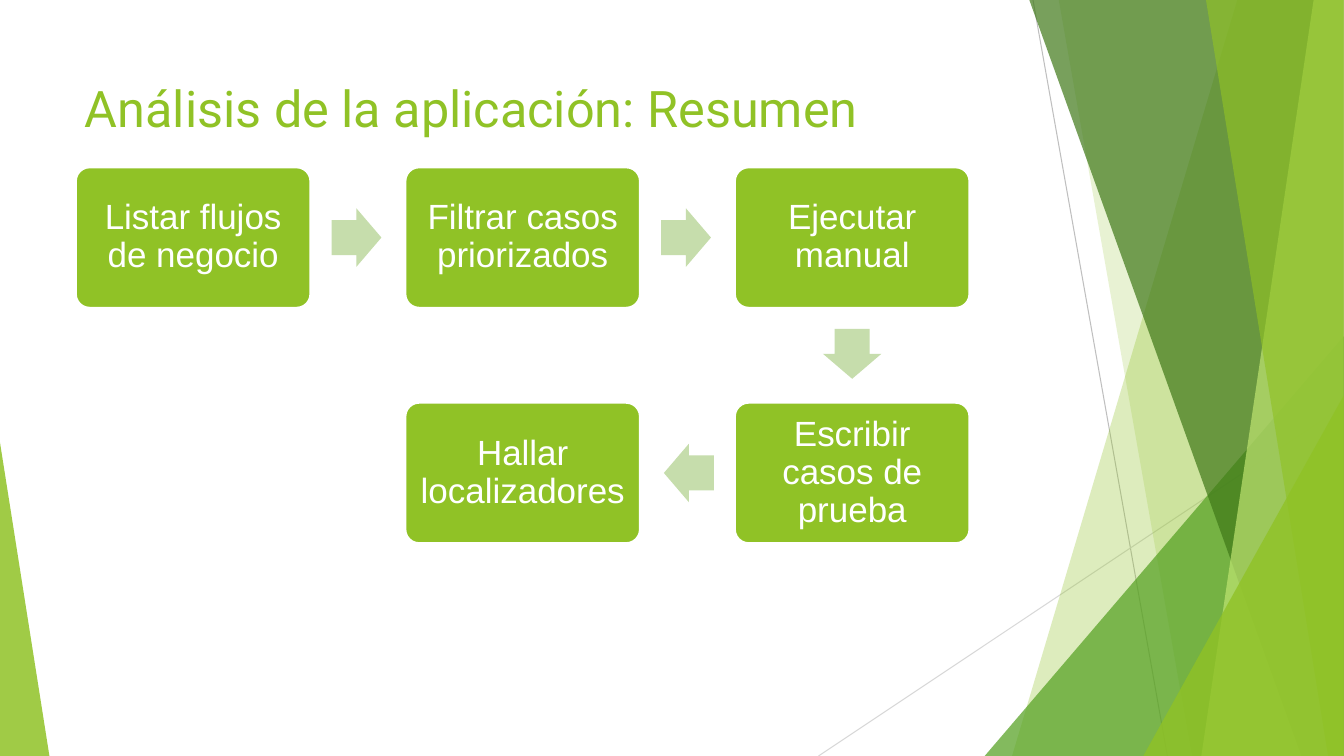
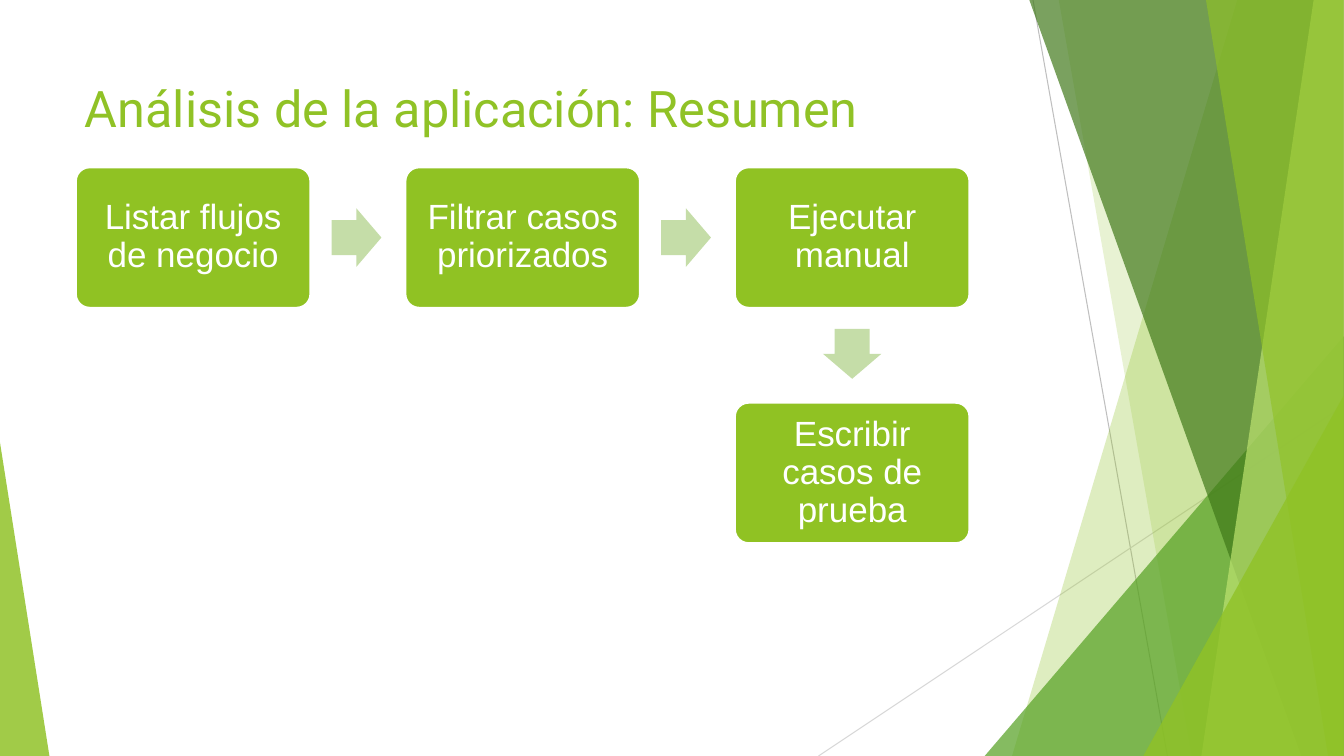
Before and after one commit to jomarnavarro/intro_automation, a slide deck: slide 12 of presentaciones/Selenium, Modulo 1.pptx (slide 22 before the commit). Drawn at 1344x756 pixels with LibreOffice and Linux fonts; fonts in the diff are those of the drawing. Boxes give left, top, right and bottom in pixels: in the first picture for what was removed or moved away, otherwise in the second. Text is boxed around its words. In the diff, an @@ line names an element or a change of style, - is before the commit and + after.

```diff
--- a/presentaciones/Selenium, Modulo 1.pptx
+++ b/presentaciones/Selenium, Modulo 1.pptx
@@ rounded rectangle removed at [405, 402, 641, 543] @@
@@ text removed at [421, 439, 625, 504] @@
-Hallar localizadores
@@ right arrow removed at [664, 444, 715, 502] @@
```
Also in this commit, not shown: 26 other slides changed, 14 slides removed, 18 other files.
